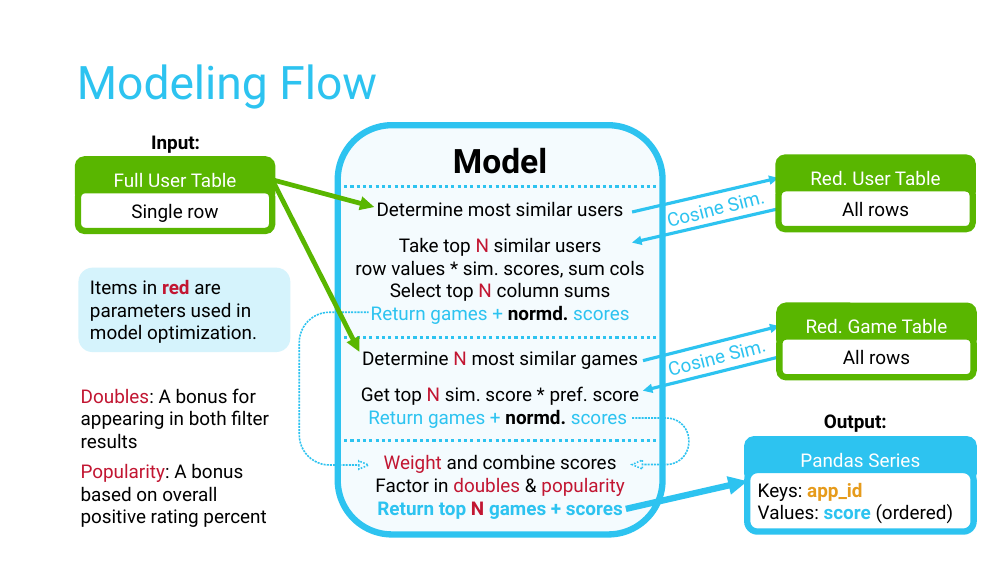
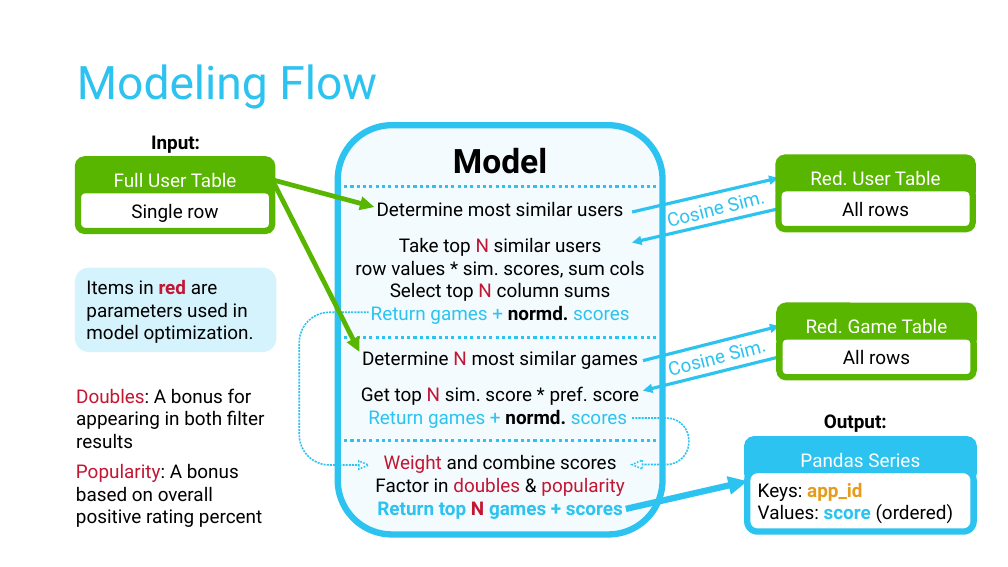
Before and after one commit to joshtod/Springboard, a slide deck: slide 8 of game_loc_prioritizer/reports/figures/JOD - Steam Recommendation System Capstone Presentation.pptx. Drawn at 1008x567 pixels with LibreOffice and Linux fonts; fonts in the diff are those of the drawing. Boxes give left, top, right and bottom in pixels: in the first picture for what was removed or moved away, otherwise in the second. Text is boxed around its words. In the diff, an @@ line names an element or a change of style, - is before the commit and + after.

```diff
--- a/game_loc_prioritizer/reports/figures/JOD - Steam Recommendation System Capstone Presentation.pptx
+++ b/game_loc_prioritizer/reports/figures/JOD - Steam Recommendation System Capstone Presentation.pptx
@@ rounded rectangle "Items in red are parameters ...": place and size @@
-rounded rectangle "Items in red are parameters ..." at box(79, 268, 290, 352)
+rounded rectangle "Items in red are parameters ..." at box(75, 268, 277, 352)
@@ text "Doubles: A bonus for appearing ...": place and size @@
-text "Doubles: A bonus for appearing ..." at box(81, 388, 269, 449)
+text "Doubles: A bonus for appearing ..." at box(76, 388, 265, 449)
@@ text "Popularity: A bonus based on ...": place and size @@
-text "Popularity: A bonus based on ..." at box(81, 463, 266, 527)
+text "Popularity: A bonus based on ..." at box(76, 463, 262, 527)
```
Also in this commit, not shown: 2 other slides changed, 1 other file.
